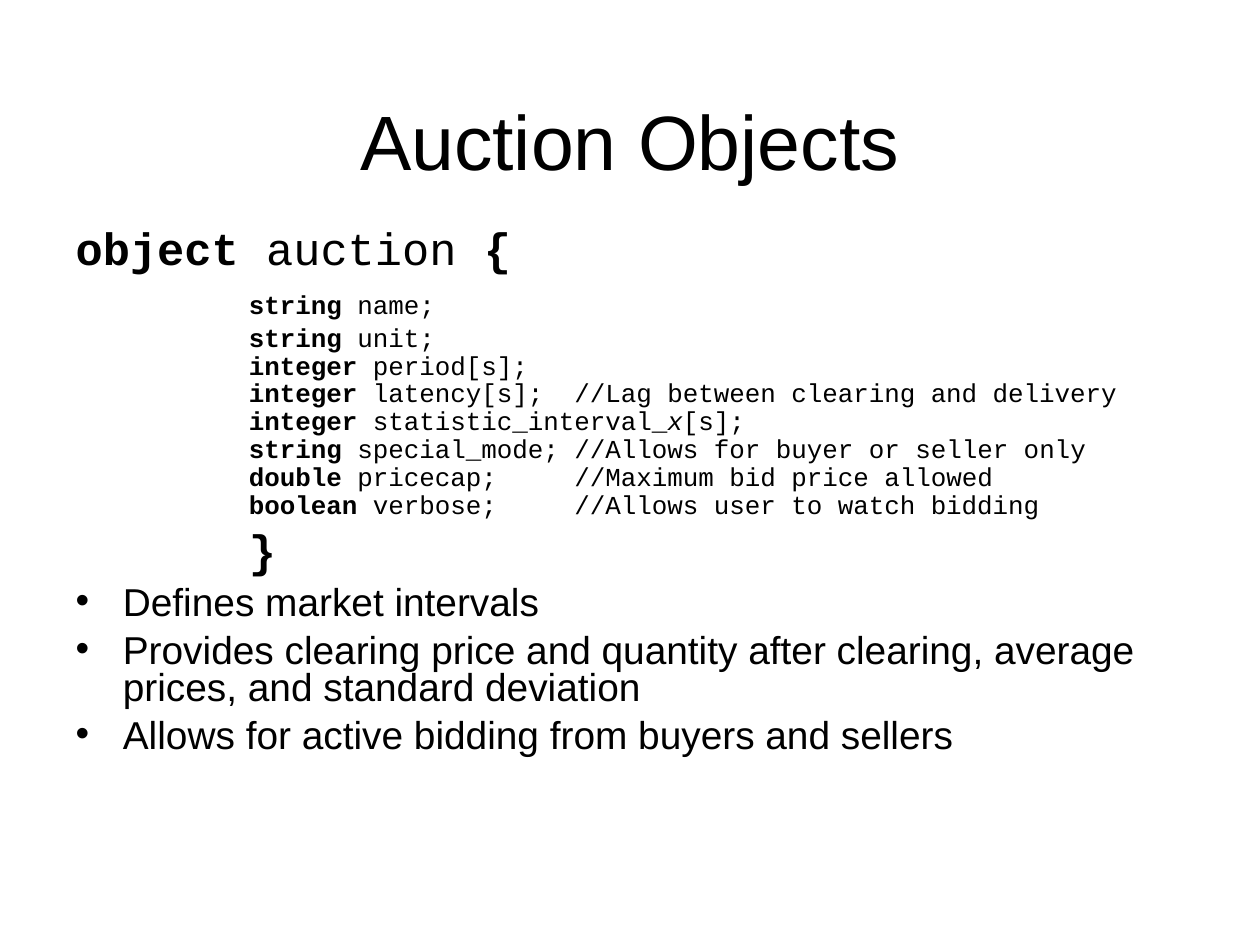
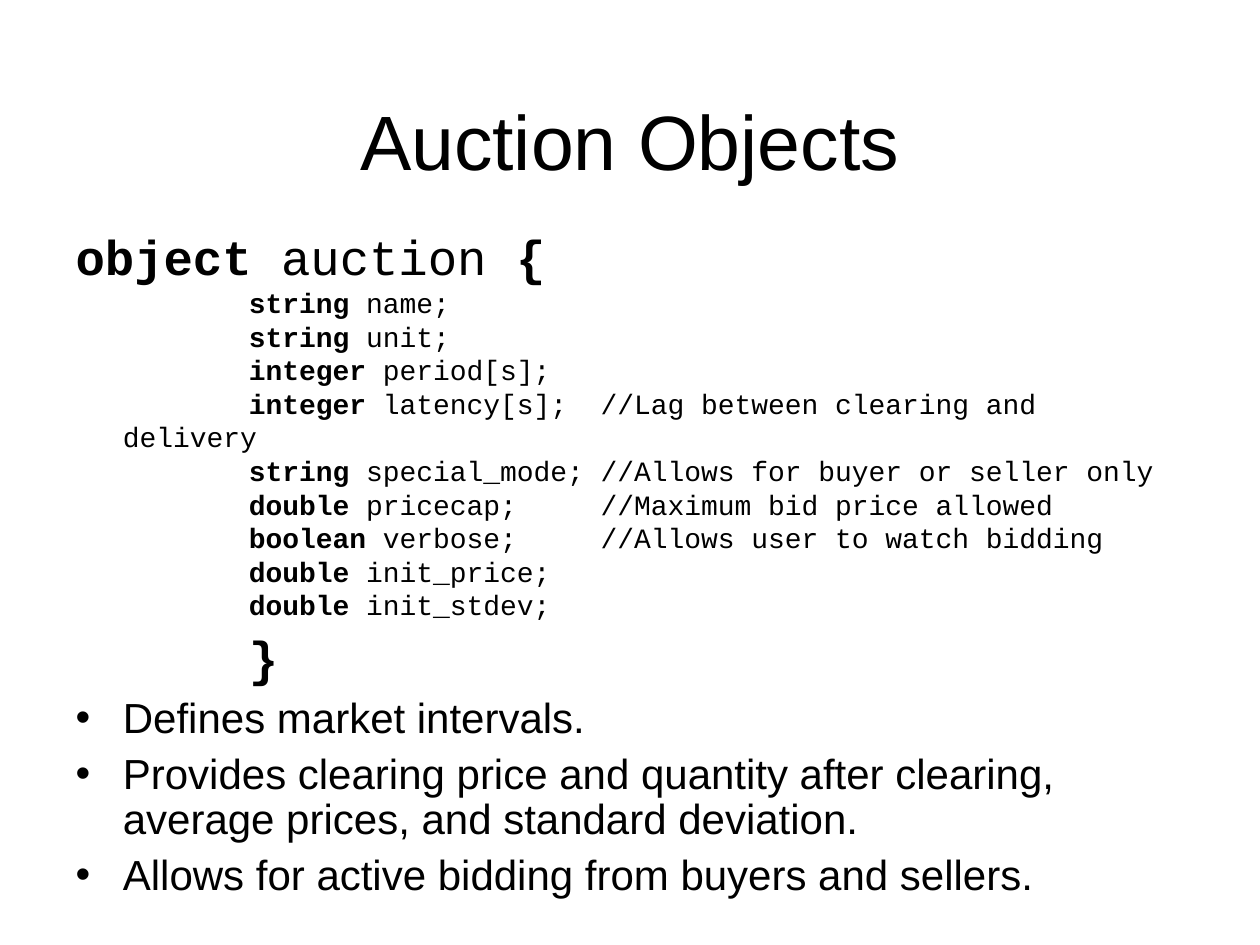
Before and after one commit to gridlab-d/course, a slide deck: slide 13 of Short_6_21_2010/5.1 - Market Module.ppt. Drawn at 1260x945 pixels with LibreOffice and Linux fonts; fonts in the diff are those of the drawing; background and template pictures are left out. Boxes give left, top, right and bottom in pixels: in the first picture for what was removed or moved away, otherwise in the second. Text is boxed around its words. In the diff, an @@ line names an element or a change of style, - is before the commit and + after.

```diff
--- a/Short_6_21_2010/5.1 - Market Module.ppt
+++ b/Short_6_21_2010/5.1 - Market Module.ppt
@@ text at (76, 240, 1153, 554): size 25.9 to 28 pt in "object auction {", "}"; size 14.8 to 16 pt in "string name; string unit; integer period[s];", "integer latency[s]; //Lag between clearing and delivery", "string special_mode; //Allows for buyer or seller ...", "double pricecap; //Maximum bid price allowed" and 1 more places; line spacing 0.9 to 1; line spacing 0.8 to 0.9 @@
@@ text at (249, 411, 745, 436): paragraph removed @@
-integer statistic_interval_x[s];
@@ text at (249, 562, 550, 620): paragraphs added @@
+double init_price;
+double init_stdev;
@@ text at (123, 702, 1054, 899): text changed; size 22.2 to 24 pt @@
-• Defines market intervals
-• Provides clearing price and quantity after clearing, average prices, and standard deviation
-• Allows for active bidding from buyers and sellers
+• Defines market intervals.
+• Provides clearing price and quantity after clearing, average prices, and standard deviation.
+• Allows for active bidding from buyers and sellers.
```
Also in this commit, not shown: 9 other slides changed, 2 slides added.
